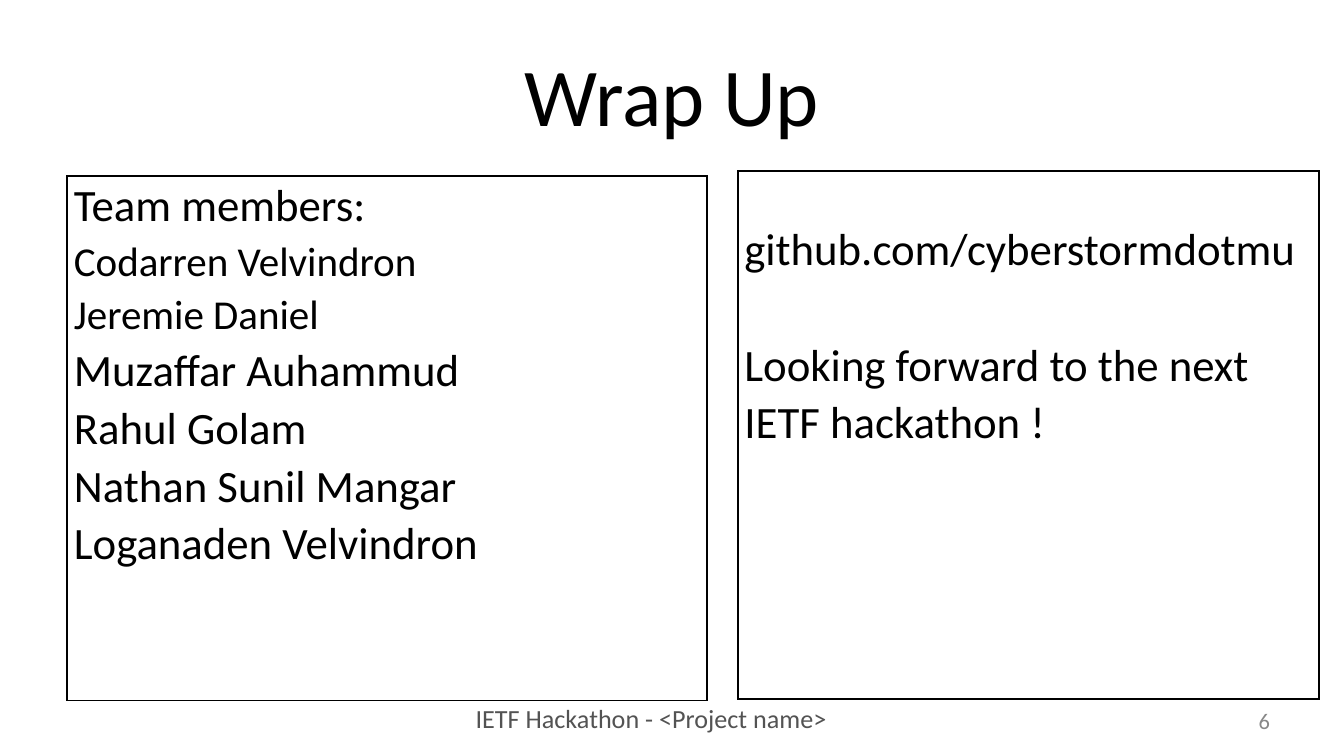
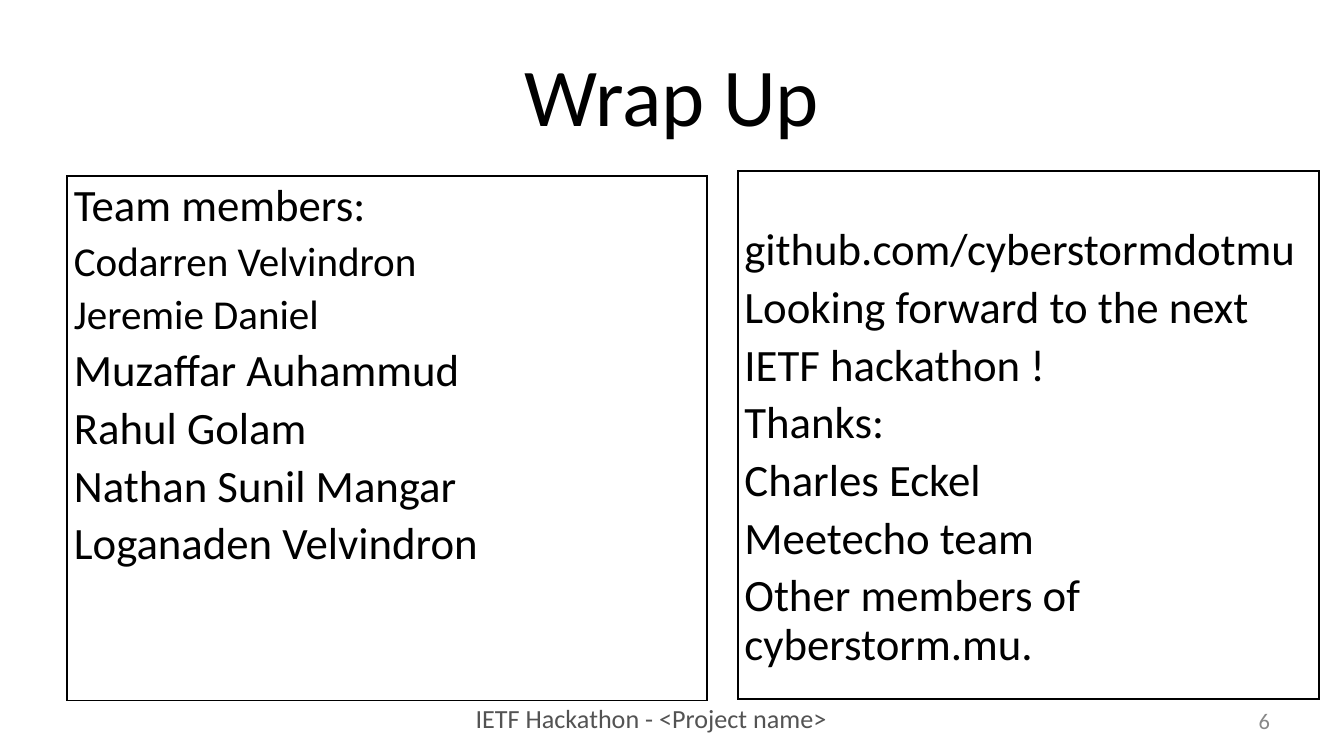
Before and after one commit to IETF-Hackathon/ietf103-project-presentations, a slide deck: slide 6 of hackathon-presentation-ietf103_tls13.pptx. Drawn at 1344x756 pixels with LibreOffice and Linux fonts; fonts in the diff are those of the drawing. Boxes give left, top, right and bottom in pixels: in the first picture for what was removed or moved away, otherwise in the second. Text is boxed around its words. In the diff, an @@ line names an element or a change of style, - is before the commit and + after.

Commit message:
Update slides for tls 1.3

```diff
--- a/hackathon-presentation-ietf103_tls13.pptx
+++ b/hackathon-presentation-ietf103_tls13.pptx
@@ text in rectangle at [744,407,1080,668]: paragraphs added @@
+Thanks:
+Charles Eckel
+Meetecho team
+Other members of cyberstorm.mu.
```
